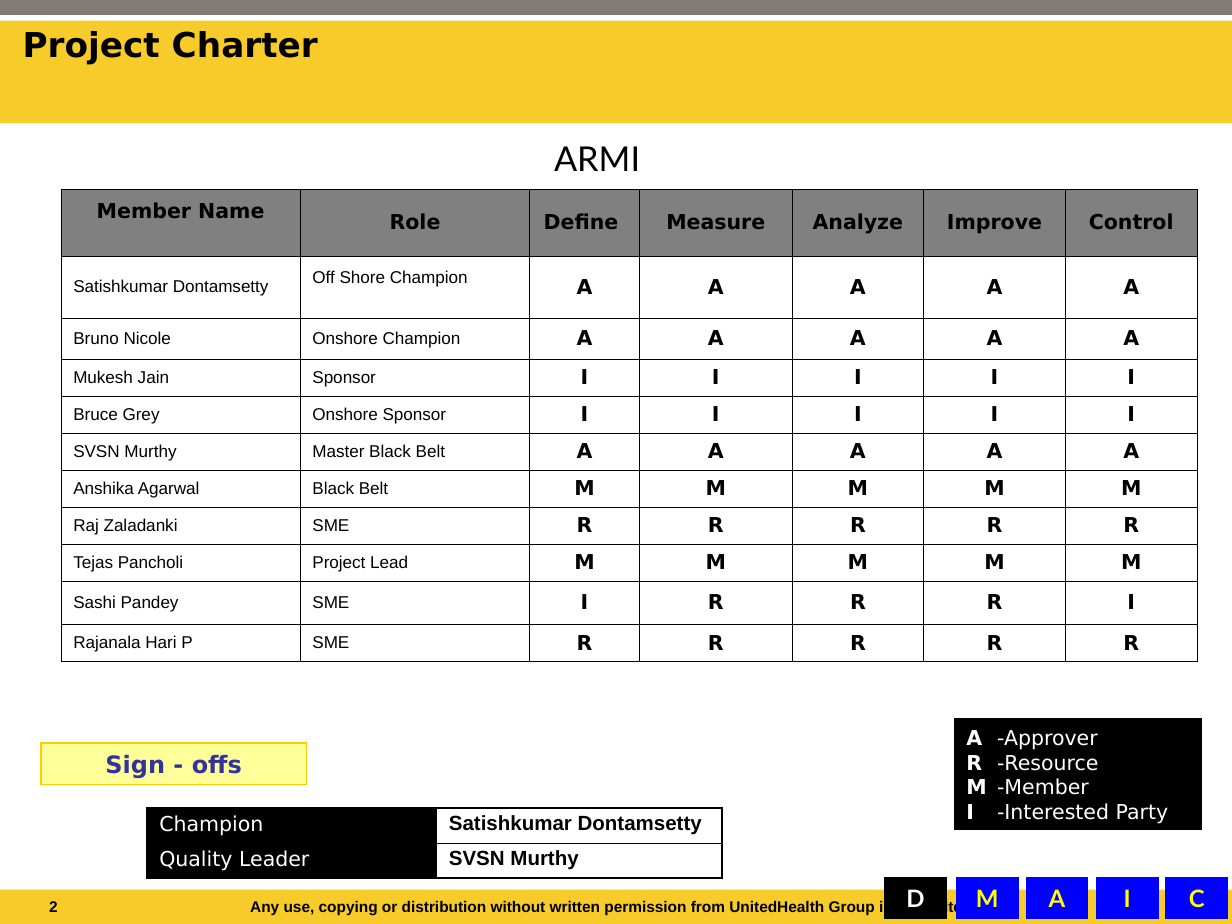
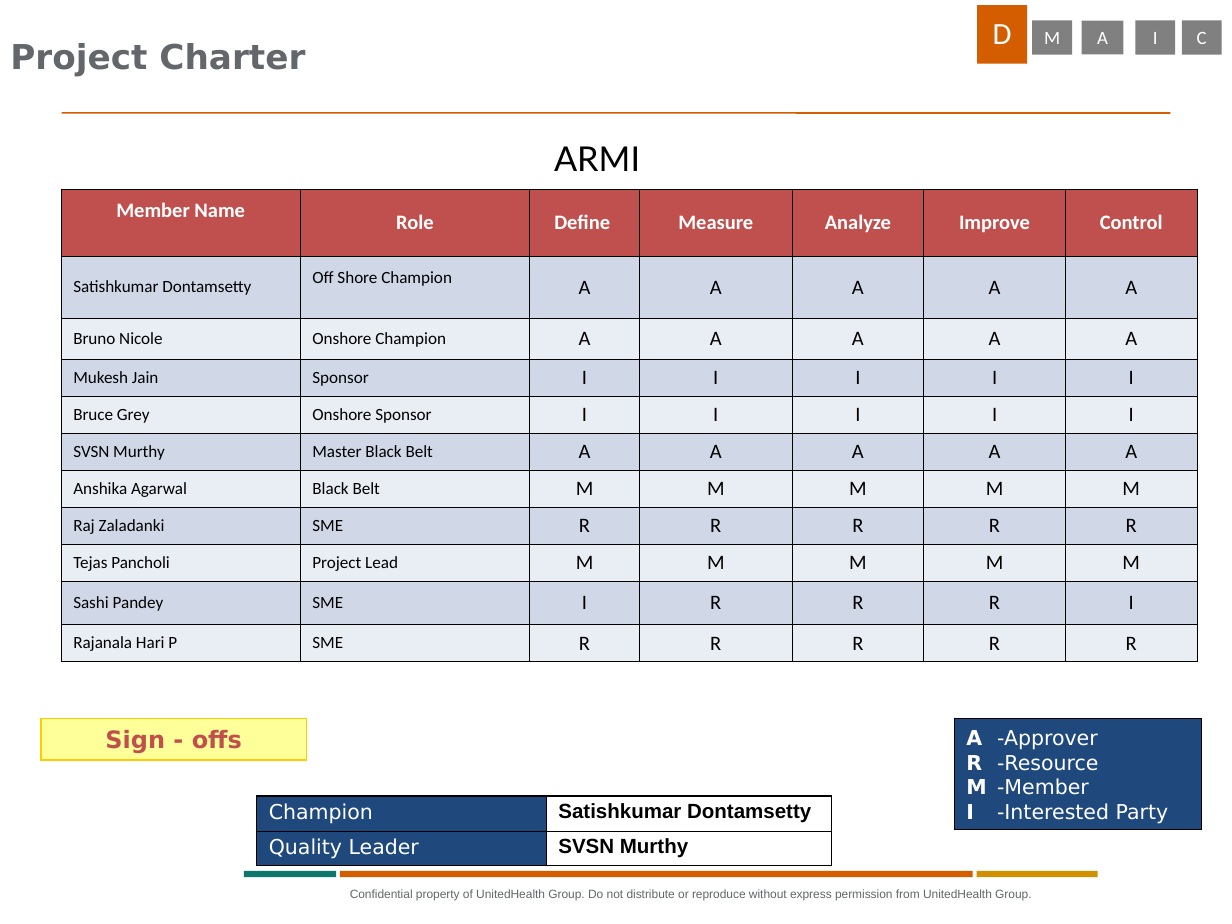
Before and after one commit to tp70227/GBDocs, a slide deck: slide 4 of Final update - DD GB.ppt (slide 2 before the commit). Drawn at 1232x924 pixels with LibreOffice and Linux fonts; fonts in the diff are those of the drawing; background and template pictures are left out. Boxes give left, top, right and bottom in pixels: in the first picture for what was removed or moved away, otherwise in the second. Text is boxed around its words. In the diff, an @@ line names an element or a change of style, - is before the commit and + after.

```diff
--- a/Final update - DD GB.ppt
+++ b/Final update - DD GB.ppt
@@ rectangle removed at (x1=0, y1=21, x2=1232, y2=123) @@
@@ rectangle removed at (x1=0, y1=0, x2=1232, y2=16) @@
@@ title "Project Charter" at (x1=10, y1=43, x2=305, y2=77): text colour #000000 to #63666A; line spacing 1 to 0.9; vertical alignment middle to bottom @@
@@ rectangle "D" resized from (x1=885, y1=878, x2=946, y2=919) to (x1=977, y1=5, x2=1027, y2=64) @@
@@ rectangle "D" at (x1=977, y1=5, x2=1027, y2=64): size 14 to 18 pt, font Lato to Calibri, bold off; line spacing 1 to 0.95; more space between paragraphs; fill #000000 to #D45D00; outline #000000 0.74 pt to none @@
@@ rectangle "M" resized from (x1=956, y1=878, x2=1018, y2=919) to (x1=1032, y1=21, x2=1072, y2=55) @@
@@ rectangle "A" resized from (x1=1026, y1=878, x2=1088, y2=919) to (x1=1082, y1=21, x2=1124, y2=54) @@
@@ rectangle "I" resized from (x1=1096, y1=878, x2=1158, y2=919) to (x1=1136, y1=21, x2=1175, y2=55) @@
@@ size 14 to 11 pt, font Lato to Calibri, text colour #FFFF00 to #FFFFFF, bold off; line spacing 1 to 0.95; more space between paragraphs; fill #0000FF to #808080; outline #0000FF 0.74 pt to none in 4 elements at (x1=1032, y1=21, x2=1072, y2=55), (x1=1082, y1=21, x2=1124, y2=54), (x1=1136, y1=21, x2=1175, y2=55), (x1=1181, y1=21, x2=1221, y2=55) @@
@@ rectangle "C" resized from (x1=1167, y1=878, x2=1228, y2=919) to (x1=1181, y1=21, x2=1221, y2=55) @@
@@ freeform shape added at (x1=62, y1=113, x2=1170, y2=113), outline #D45D00 0.99 pt @@
@@ table at (x1=62, y1=188, x2=1198, y2=660) @@
@@ fill #808080 to #C0504D in row 1 @@
@@ fill #FFFFFF to #D0D8E8 in 35 cells @@
@@ fill #FFFFFF to #E9EDF4 in 35 cells @@
@@ font DejaVu Sans to Calibri in "Member Name", "Role", "Define", "Measure" and 53 more places @@
@@ text colour #000000 to #FFFFFF in "Member Name", "Role", "Define", "Measure" and 3 more places @@
@@ font Arial to Calibri in "Satishkumar Dontamsetty", "Off Shore Champion", "Bruno Nicole", "Onshore Champion" and 16 more places @@
@@ bold off in "A", "A", "A", "A" and 46 more places @@
@@ rectangle "Sign - offs" moved from (x1=41, y1=743, x2=306, y2=785) to (x1=41, y1=718, x2=306, y2=760) @@
@@ rectangle "Sign - offs" at (x1=41, y1=718, x2=306, y2=760): text colour #333399 to #C0504D @@
@@ rectangle "A -Approver" at (x1=954, y1=718, x2=1201, y2=829): fill #000000 to #1F497D @@
@@ table at (x1=256, y1=796, x2=832, y2=866) @@
@@ fill #000000 to #1F497D in 2 cells @@
@@ table moved from (x1=147, y1=808, x2=722, y2=878) to (x1=256, y1=796, x2=832, y2=866) @@
@@ rectangle removed at (x1=0, y1=890, x2=1232, y2=924) @@
@@ rectangle added at (x1=244, y1=871, x2=336, y2=877), fill #0D776E @@
@@ rectangle added at (x1=340, y1=871, x2=973, y2=877), fill #D45D00 @@
@@ text at (x1=350, y1=889, x2=1031, y2=901): text changed; size 9 to 7 pt; text colour #000000 to #63666A; bold off @@
-Any use, copying or distribution without written permission from UnitedHealth Group is prohibited.
+Confidential property of UnitedHealth Group. Do not distribute or reproduce without express permission from UnitedHealth Group.
@@ rectangle added at (x1=977, y1=871, x2=1098, y2=877), fill #D19000 @@
@@ page number removed at (x1=49, y1=901, x2=58, y2=912) @@
-2
```
Also in this commit, not shown: 11 other slides changed, 11 slides added, 1 slide removed, 4 other files.
